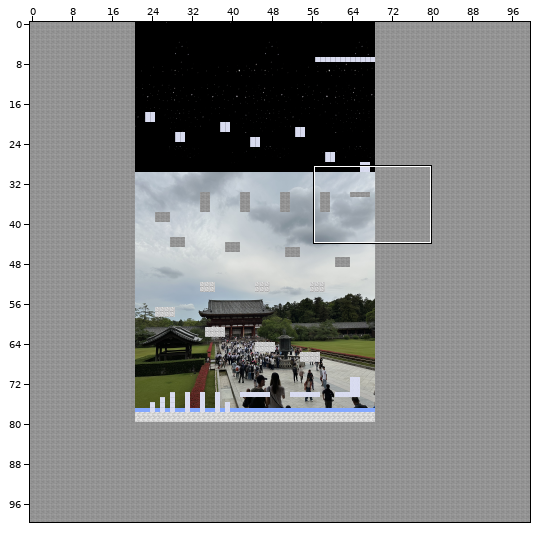
One commit to this Tiled map: ProjectH/build/resources/main/maps/map2.tmx. The first picture is a wide view before the edit; the outline marks the close-up.
Close-up. First the earlier version:
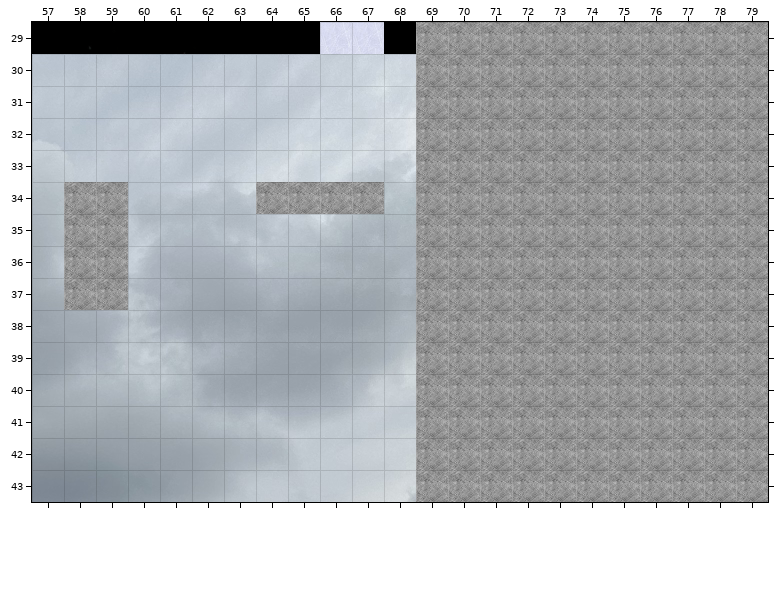
Cells are 64x64 px. Shown: x 57..79, y 29..43. Not drawn, because the pictures are missing: unchanged layer "Image Layer 1".
And afterwards:
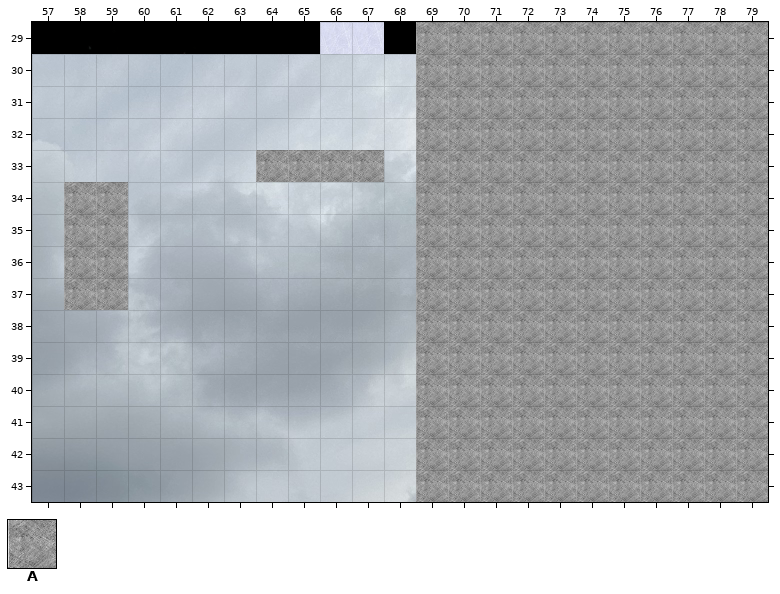
Key: from "tiles": A 26.
_ is an empty cell.
Difference:
Layer "Tile Layer 1":
y 33: x 64..67 ____ -> AAAA
y 34: x 64..67 AAAA -> ____
Pixel boxes of the changes (left, top, right, bottom) in both close-ups:
changed: (256, 150, 384, 214)
